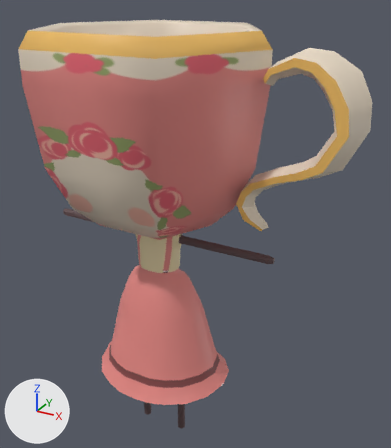
Two versions of the FBX model ApartmentGame/Assets/3d models/FBX/Final Apartment/Characters/ms_teacup.fbx, one commit apart.
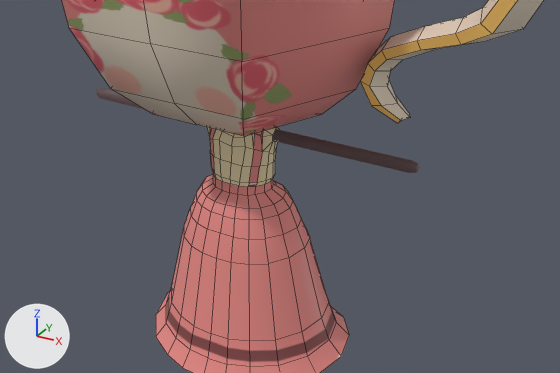
There are two pictures of each version: one whole from a 50 mm camera at (1.04, -1.601, 1.803) aimed at (0.132, 0.05, 0.977), one close up on the part from 0% to 94% of the width and 34% to 88% of the height. Every picture has the same lights, and +X, +Y and +Z are marked at lower left. The close-ups show mesh edges as thin lines. Where no turn or scale is listed for an object, it has been applied to the vertices.

The scene before the commit, as lines of its bpy script (objects in view):
```python
me_body1_ncl1_1 = bpy.data.meshes.new('body1_ncl1_1')
me_body1_ncl1_1.from_pydata(...)  # 394 vertices, 392 faces; spans x -0.471..0.471, y -0.051..0.033, z 0.003..1.154
me_body1_ncl1_1.materials.append(mat_lambert1)  # picture img_teacup_texture_jpg
me_dress_ncl1_1 = bpy.data.meshes.new('dress_ncl1_1')
me_dress_ncl1_1.from_pydata(...)  # 350 vertices, 320 faces; spans x -0.289..0.289, y -0.227..0.206, z 0.293..0.967
me_dress_ncl1_1.materials.append(mat_lambert1)  # picture img_teacup_texture_jpg
me_head_ncl1_2 = bpy.data.meshes.new('head_ncl1_2')
me_head_ncl1_2.from_pydata(...)  # 166 vertices, 166 faces; spans x -0.425..0.738, y -0.37..0.363, z 0.976..1.681
me_head_ncl1_2.materials.append(mat_lambert1)  # picture img_teacup_texture_jpg
ob_body1 = bpy.data.objects.new('body1', me_body1_ncl1_1)
ob_body1.location = (0.0, 0.0, 0.0)
ob_dress = bpy.data.objects.new('dress', me_dress_ncl1_1)
ob_dress.location = (0.0, 0.0, 0.0)
ob_head = bpy.data.objects.new('head', me_head_ncl1_2)
ob_head.location = (0.0, 0.0, 0.0)
```
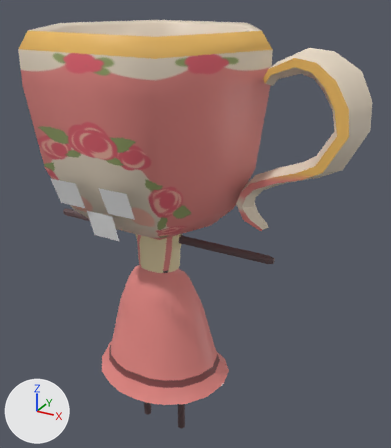
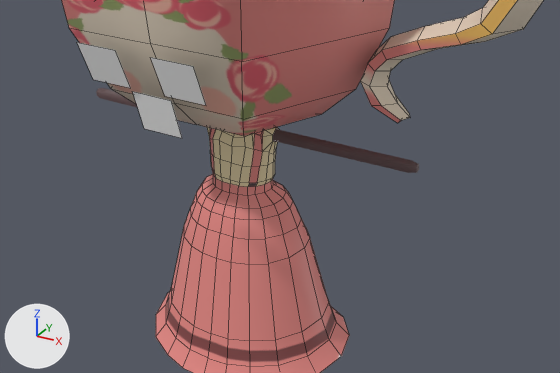
Where the change shows, as pixel boxes (x1, y1, x2, y2) in the close-ups (560 x 373 px):
'left_eye', added
    after: (151, 58, 206, 105)
'mouth', added
    after: (132, 91, 182, 138)
'right_eye', added
    after: (77, 42, 131, 88)
part 1 of me_head_ncl1_2, surface changed
    both: (360, 0, 517, 123)

The change, as a diff of the scene's bpy script:
```diff
--- a/ApartmentGame/Assets/3d models/FBX/Final Apartment/Characters/ms_teacup.fbx.py
+++ b/ApartmentGame/Assets/3d models/FBX/Final Apartment/Characters/ms_teacup.fbx.py
@@ mat_lambert3 @@
+mat_lambert3 = principled_material('lambert3')
+mat_lambert3.base_color = (1.0, 1.0, 1.0)  # white #ffffff
@@ mat_teacup_face @@
+mat_teacup_face = principled_material('Teacup_face')
+mat_teacup_face.base_color = (1.0, 1.0, 1.0)  # white #ffffff
@@ me_head_ncl1_2 @@
 me_head_ncl1_2.from_pydata(...)  # 166 vertices, 166 faces; spans x -0.425..0.738, y -0.37..0.363, z 0.976..1.681
 # used by ob_head; location = (0.0, 0.0, 0.0)
+# me_head_ncl1_2 part 1: texture (UV) coordinates of 21 of 166 faces, centred in x 0.36..0.676, y -0.088..0.081, z 1.063..1.557, changed; they spanned u 0.28..0.32, v 0.95..0.96 and now span u 0.28..0.32, v 0.93..0.96
 me_head_ncl1_2.materials.append(mat_lambert1)
@@ me_mouth_ncl1_1 @@
+me_mouth_ncl1_1.from_pydata([(0.0424, 0.24, -0.1604), (0.1445, 0.24, -0.1604), (0.0424, 0.2117, -0.0623), (0.1445, 0.2117, -0.0623)], [], [(0, 1, 3, 2)])
+me_mouth_ncl1_1.materials.append(mat_lambert3)  # white #ffffff
@@ me_right_eye_ncl1_1 @@
+me_right_eye_ncl1_1.from_pydata([(-0.0545, 0.0219, -0.0475), (0.0476, 0.0219, -0.0475), (-0.0545, -0.0144, 0.048), (0.0476, -0.0144, 0.048)], [], [(0, 1, 3, 2)])
+me_right_eye_ncl1_1.materials.append(mat_teacup_face)  # white #ffffff
@@ me_left_eye_ncl1_1 @@
+me_left_eye_ncl1_1.from_pydata([(-0.0427, 0.0219, -0.0475), (0.0594, 0.0219, -0.0475), (-0.0427, -0.0144, 0.048), (0.0594, -0.0144, 0.048)], [], [(0, 1, 3, 2)])
+me_left_eye_ncl1_1.materials.append(mat_teacup_face)  # white #ffffff
@@ ob_mouth @@
+ob_mouth = bpy.data.objects.new('mouth', me_mouth_ncl1_1)
+ob_mouth.location = (-0.091, -0.562, 1.202)
@@ ob_right_eye @@
+ob_right_eye = bpy.data.objects.new('right_eye', me_right_eye_ncl1_1)
+ob_right_eye.location = (-0.091, -0.382, 1.2)
@@ ob_left_eye @@
+ob_left_eye = bpy.data.objects.new('left_eye', me_left_eye_ncl1_1)
+ob_left_eye.location = (0.088, -0.382, 1.2)
```
